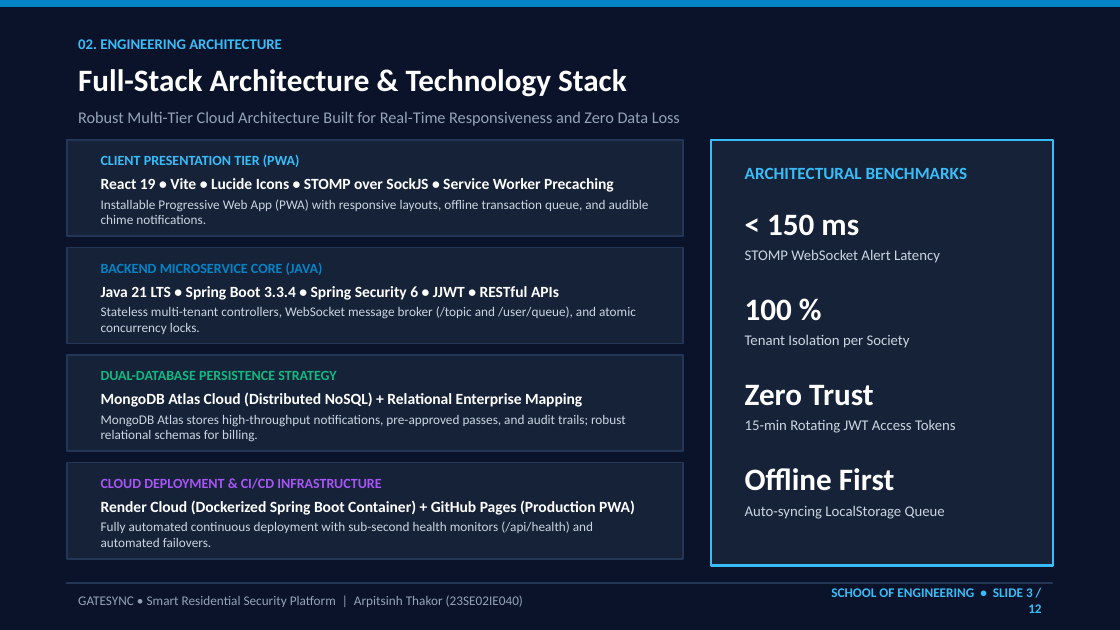
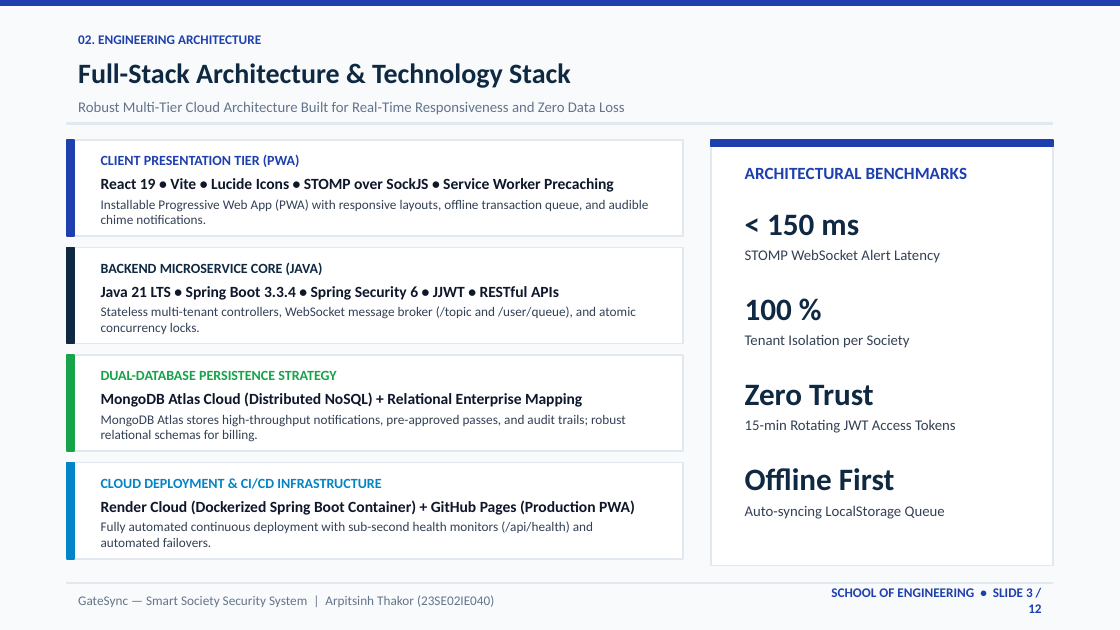
Before and after one commit to arpitthakor28/sms1, a slide deck: slide 3 of GateSync_Project_Presentation.pptx. Drawn at 1120x630 pixels with LibreOffice and Linux fonts; fonts in the diff are those of the drawing. Boxes give left, top, right and bottom in pixels: in the first picture for what was removed or moved away, otherwise in the second. Text is boxed around its words. In the diff, an @@ line names an element or a change of style, - is before the commit and + after.

Commit message:
Deliver White Background Presentation with full technical context, School of Engineering, Final Year Project, AY 2026-2027

```diff
--- a/GateSync_Project_Presentation.pptx
+++ b/GateSync_Project_Presentation.pptx
@@ background #0B132B to #F8FAFC @@
@@ rectangle at <box>0,0,1120,6</box>: fill #0284C7 to #1E40AF; outline #0284C7 1 pt to #1E40AF 1 pt @@
@@ text "02. ENGINEERING ARCHITECTURE" at <box>78,35,261,44</box>: size 9.5 to 8.5 pt, text colour #38BDF8 to #1E40AF @@
@@ text "Full-Stack Architecture & Technology Stack" at <box>78,63,571,88</box>: size 20 to 18 pt, text colour #FFFFFF to #0F2942 @@
@@ text "Robust Multi-Tier Cloud Architecture Built ...": place and size @@
-text "Robust Multi-Tier Cloud Architecture Built ..." at <box>78,111,680,126</box>
+text "Robust Multi-Tier Cloud Architecture Built ..." at <box>78,102,625,115</box>
@@ text "Robust Multi-Tier Cloud Architecture Built ..." at <box>78,102,625,115</box>: size 10.5 to 9.5 pt, text colour #94A3B8 to #64748B @@
@@ rectangle added at <box>67,123,1053,124</box>, fill #E2E8F0, outline #E2E8F0 1 pt @@
@@ rectangle added at <box>67,140,74,236</box>, fill #1E40AF, outline #1E40AF 1 pt @@
@@ rectangle at <box>711,140,1053,566</box>: fill #162238 to #FFFFFF; outline #38BDF8 1.5 pt to #E2E8F0 1 pt @@
@@ rectangle added at <box>711,140,1053,147</box>, fill #1E40AF, outline #1E40AF 1 pt @@
@@ text colour #38BDF8 to #1E40AF in 3 elements at <box>831,588,1041,613</box>, <box>101,154,300,167</box>, <box>745,167,967,179</box> @@
@@ rectangle added at <box>67,248,74,344</box>, fill #0F2942, outline #0F2942 1 pt @@
@@ text "BACKEND MICROSERVICE CORE (JAVA)" at <box>101,262,323,275</box>: text colour #0284C7 to #0F2942 @@
@@ rectangle added at <box>67,355,74,451</box>, fill #16A34A, outline #16A34A 1 pt @@
@@ text "DUAL-DATABASE PERSISTENCE STRATEGY" at <box>101,370,336,380</box>: text colour #10B981 to #16A34A @@
@@ fill #162238 to #FFFFFF; outline #243656 1 pt to #E2E8F0 1 pt in 4 elements at <box>67,140,683,236</box>, <box>67,248,683,344</box>, <box>67,355,683,451</box>, <box>67,463,683,559</box> @@
@@ rectangle added at <box>67,463,74,559</box>, fill #0284C7, outline #0284C7 1 pt @@
@@ text "CLOUD DEPLOYMENT & CI/CD INFRASTRUCTURE" at <box>101,478,381,489</box>: text colour #A855F7 to #0284C7 @@
@@ text colour #FFFFFF to #0F2942 in 4 elements at <box>767,214,859,236</box>, <box>745,299,792,321</box>, <box>745,384,874,406</box>, <box>745,468,895,491</box> @@
@@ text colour #FFFFFF to #0F172A in 4 elements at <box>101,178,614,192</box>, <box>101,286,559,300</box>, <box>101,392,582,407</box>, <box>101,500,635,515</box> @@
@@ text colour #CBD5E1 to #334155 in 8 elements at <box>101,199,649,224</box>, <box>101,306,636,334</box>, <box>101,415,626,442</box>, <box>101,521,593,547</box>, <box>745,249,940,263</box>, <box>745,334,910,348</box>, <box>745,420,956,433</box>, <box>745,505,945,519</box> @@
@@ rectangle at <box>67,582,1053,584</box>: fill #243656 to #E2E8F0; outline #243656 1 pt to #E2E8F0 1 pt @@
@@ text at <box>78,595,494,607</box>: text changed; text colour #94A3B8 to #64748B @@
-GATESYNC • Smart Residential Security Platform | Arpitsinh Thakor (23SE02IE040)
+GateSync — Smart Society Security System | Arpitsinh Thakor (23SE02IE040)
```
Also in this commit, not shown: 11 other slides changed, 7 other files.
